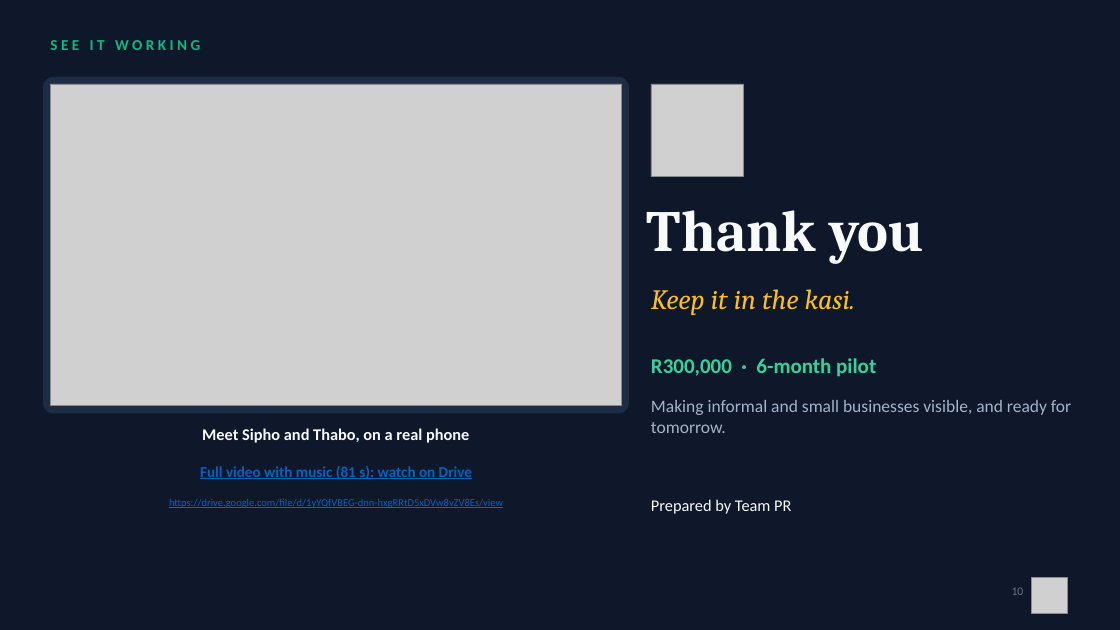
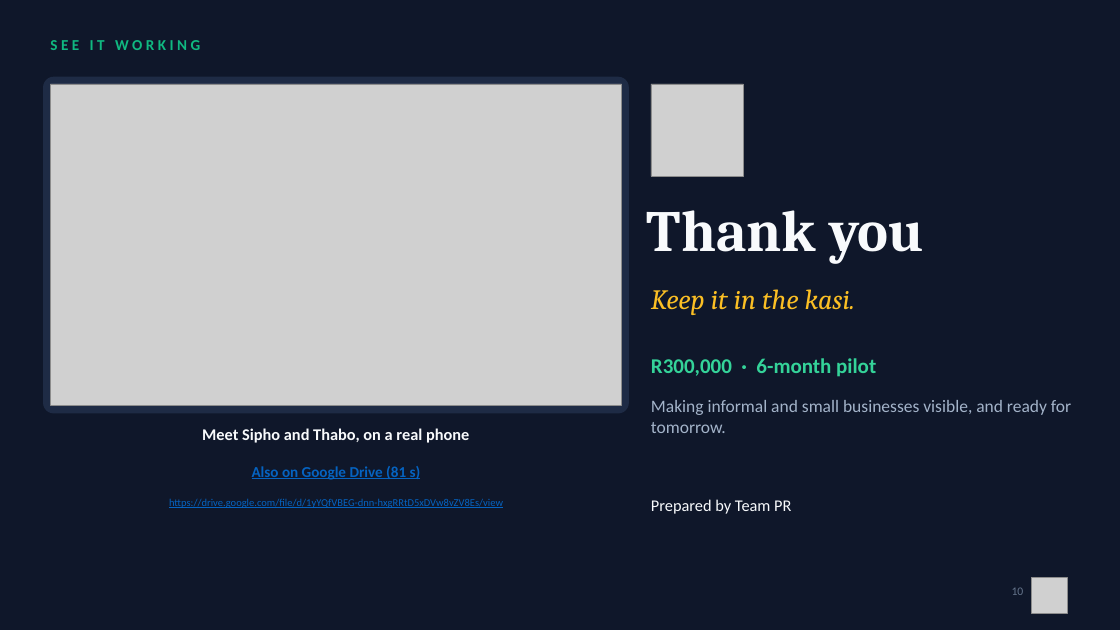
Before and after one commit to Mandla78/KasiFlow, a slide deck: slide 10 of docs/submission/05_final_submission/Akayza_Pitch_TeamPR.pptx. Drawn at 1120x630 pixels with LibreOffice and Linux fonts; fonts in the diff are those of the drawing; grey boxes stand for pictures. Boxes give left, top, right and bottom in pixels: in the first picture for what was removed or moved away, otherwise in the second. Text is boxed around its words. In the diff, an @@ line names an element or a change of style, - is before the commit and + after.

```diff
--- a/docs/submission/05_final_submission/Akayza_Pitch_TeamPR.pptx
+++ b/docs/submission/05_final_submission/Akayza_Pitch_TeamPR.pptx
@@ text at [252,466,421,480]: text changed @@
-Full video with music (81 s): watch on Drive
+Also on Google Drive (81 s)
```
Also in this commit, not shown: 4 other files.
